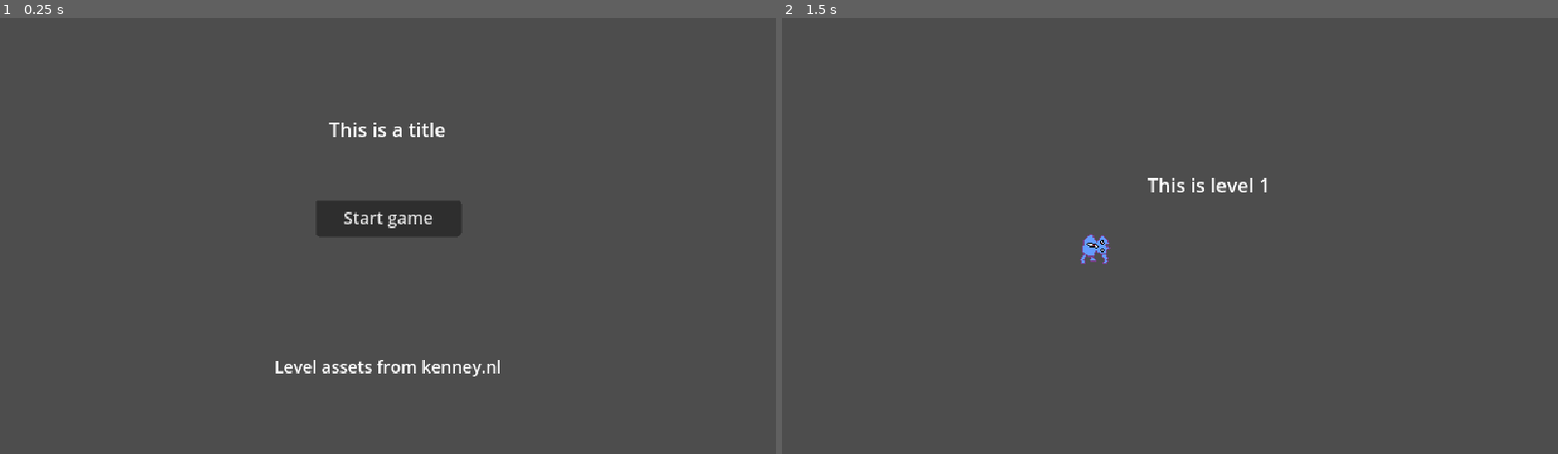
Above: before the commit, frames 1-2 (left to right).
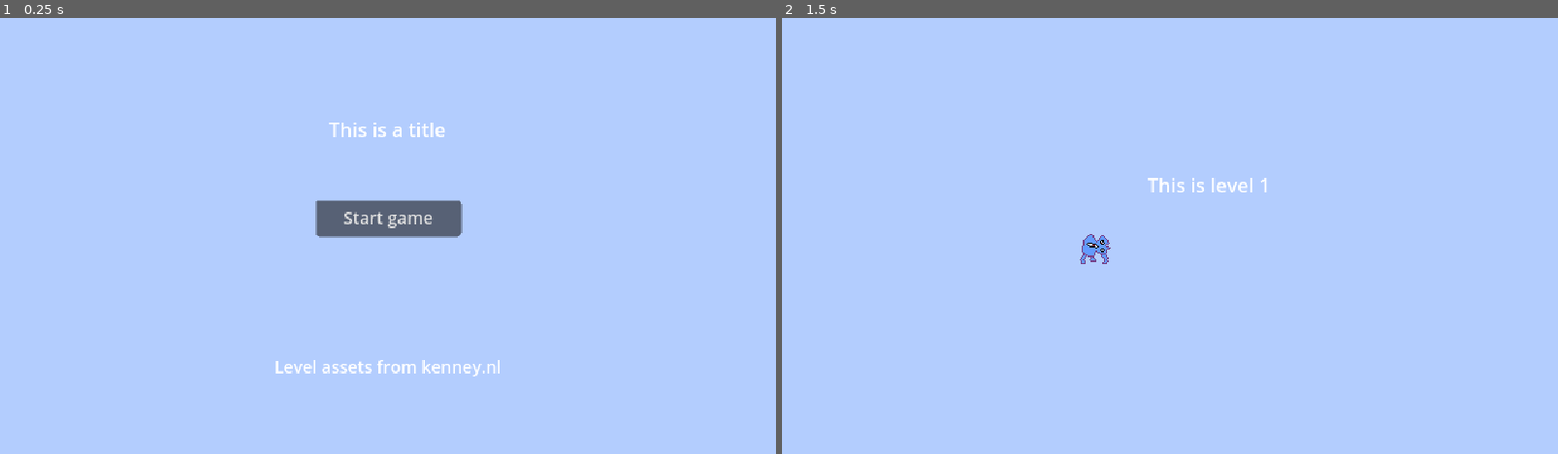
Above: after the commit, the same moments.

Repository: yndajas/ludum-dare-54
Game: Godot game, scene res://main_menu.tscn
Same seed, same stepped clock (60 frames per second), same inputs: the game is played once before the commit and once after it.
Inputs:
- Up to frame 1 (0.25 s): no input
- Up to frame 2 (1.5 s): click "Start game" at 0.5 s; tap Enter at 1.25 s

The runs differ from the first frame. In frame 1, 100% of the frame differs, in the area x 0-100%, y 0-100%; in frame 2, 100%.

Commit message:
Change default background colour
... or 'clear' colour

Diff:
--- a/project.godot
+++ b/project.godot
@@ -28,5 +28,6 @@
 textures/canvas_textures/default_texture_filter=0
 renderer/rendering_method="gl_compatibility"
 renderer/rendering_method.mobile="gl_compatibility"
+environment/defaults/default_clear_color=Color(0.701961, 0.803922, 0.996078, 1)
 2d/snap/snap_2d_transforms_to_pixel=true
 2d/snap/snap_2d_vertices_to_pixel=true
